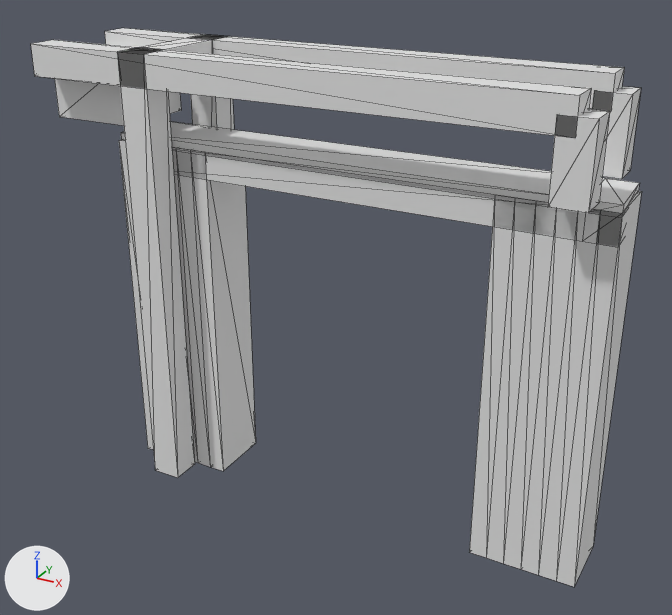
The glTF model models/musselkanaal/musselkanaal-brug-musselkanaal-aldiklap/musselkanaal-brug-musselkanaal-aldiklap.glb: old version first, new version second.
Before and after are seen from a 50 mm camera at (11.2, -21.5, 6.9) aimed at (-0.6, 0.0, -3.8). The axes (+X, +Y, +Z) are drawn at lower left. The lights are the same throughout. The older version comes first. Mesh edges are drawn as thin lines. Vertices at exactly the same position are counted once.

The scene before the commit, as lines of its bpy script (objects in view):
```python
ob_building_balans = bpy.data.objects.new('building:balans', me_balans)
ob_building_balans.location = (0.0, 0.0, 0.0)
ob_building_balans_2 = bpy.data.objects.new('building:balans 2', me_balans_2)
ob_building_balans_2.location = (0.0, 0.0, 0.0)
ob_building_contragewicht = bpy.data.objects.new('building:contragewicht', me_contragewicht)
ob_building_contragewicht.location = (0.0, 0.0, 0.0)
ob_building_hamei = bpy.data.objects.new('building:hamei', me_hamei)
ob_building_hamei.location = (0.0, 0.0, 0.0)
ob_building_hamei_2 = bpy.data.objects.new('building:hamei 2', me_hamei_2)
ob_building_hamei_2.location = (0.0, 0.0, 0.0)
ob_building_hangstang = bpy.data.objects.new('building:hangstang', me_hangstang)
ob_building_hangstang.location = (0.0, 0.0, 0.0)
ob_building_hangstang_2 = bpy.data.objects.new('building:hangstang 2', me_hangstang_2)
ob_building_hangstang_2.location = (0.0, 0.0, 0.0)
ob_building_portaal = bpy.data.objects.new('building:portaal', me_portaal)
ob_building_portaal.location = (0.0, 0.0, 0.0)
ob_road_landhoofd__aangenomen = bpy.data.objects.new('road:landhoofd (aangenomen)', me_landhoofd__aangenomen)
ob_road_landhoofd__aangenomen.location = (0.0, 0.0, 0.0)
# also in view: 'road:dek' at (0.0, 0.0, 0.1); 'road:voetpad' at (0.0, 0.0, 0.5); 'road:landhoofd (aangenomen) 2' at (5.7, 0.0, -4.8)
```
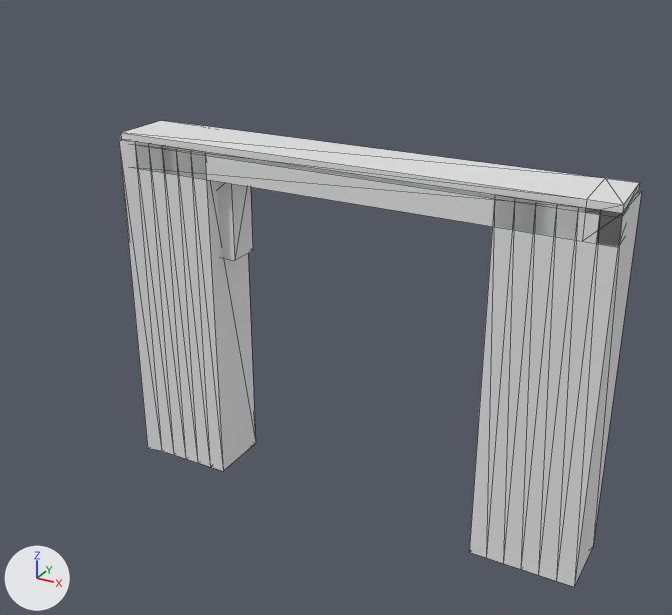
The change in detail:
me_contragewicht is used by ob_building_contragewicht; location (0.0, 0.0, 0.0).
me_contragewicht had 8 vertices, 12 faces and spanned x -9.33..-6.69, y -1.23..1.23, z 0.99..2.74.
me_contragewicht now has 8 vertices, 12 faces and spans x -6.73..-3.73, y -0.48..0.48, z -2.81..-0.31.
me_contragewicht part 1: the whole mesh is scaled about its middle by (1.14, 0.39, 1.43), then moved by (2.78, 0.0, -3.42).
Object 'building:hamei' (ob_building_hamei) is deleted.
Object 'building:hamei 2' (ob_building_hamei_2) is deleted.
Object 'building:portaal' (ob_building_portaal) is deleted.
Object 'building:balans' (ob_building_balans) is deleted.
Object 'building:hangstang' (ob_building_hangstang) is deleted.
Object 'building:balans 2' (ob_building_balans_2) is deleted.
Object 'building:hangstang 2' (ob_building_hangstang_2) is deleted.

What differs and where, as boxes (x1, y1, x2, y2) in the pictures (672 x 615 px):
'building:balans 2', deleted
    before: (31, 40, 591, 138)
'building:hamei 2', deleted
    before: (117, 48, 195, 478)
'building:balans', deleted
    before: (105, 28, 624, 112)
'building:contragewicht', moved, rescaled
    before: (55, 79, 181, 126)
    after: (217, 182, 253, 261)
'building:hangstang 2', deleted
    before: (548, 109, 610, 213)
'building:hangstang', deleted
    before: (593, 86, 641, 179)
'building:hamei', deleted
    before: (191, 34, 234, 130)
'building:portaal', deleted
    before: (129, 36, 214, 54)
